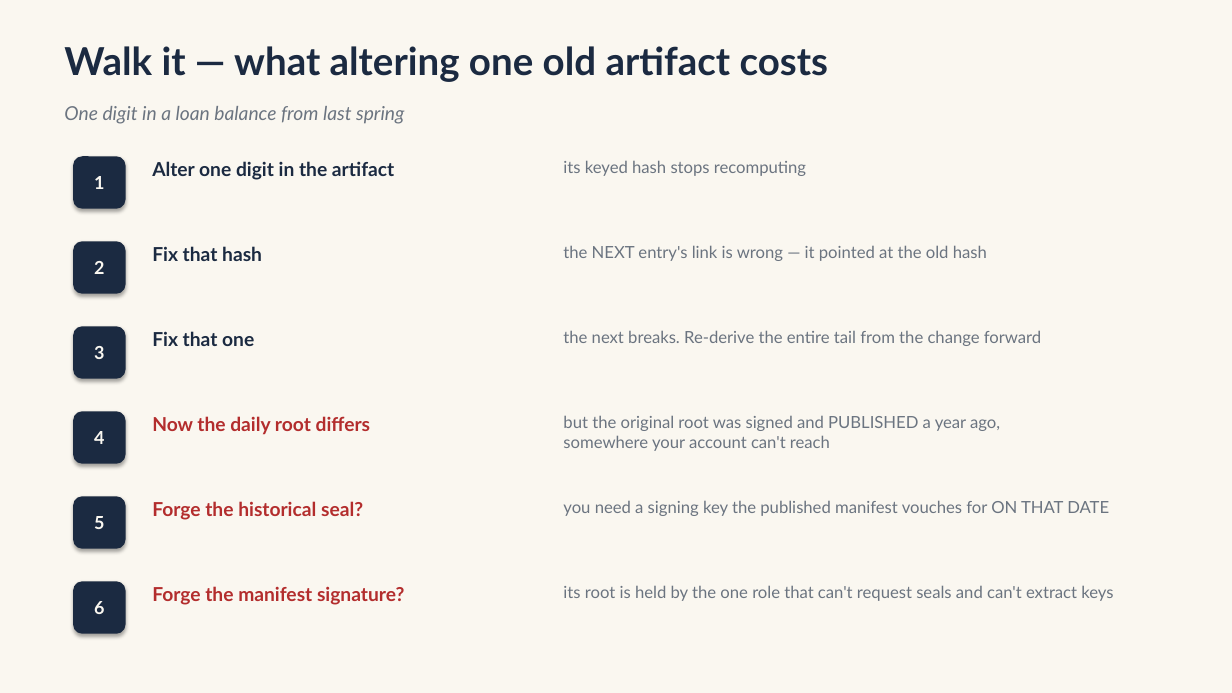
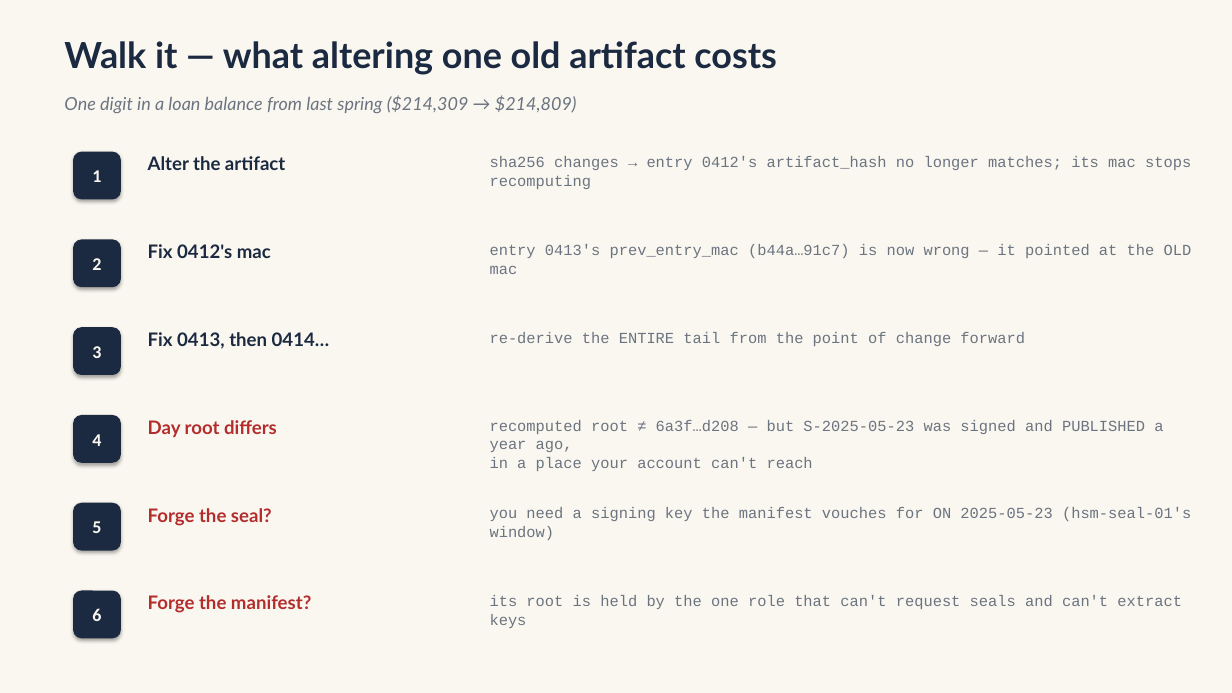
Before and after one commit to mmpworks/Herald.Documentation, a slide deck: slide 7 of diagrams/compliance/merkle-seal-chain.pptx. Drawn at 1232x693 pixels with LibreOffice and Linux fonts; fonts in the diff are those of the drawing. Boxes give left, top, right and bottom in pixels: in the first picture for what was removed or moved away, otherwise in the second. Text is boxed around its words. In the diff, an @@ line names an element or a change of style, - is before the commit and + after.

Commit message:
docs: merkle-seal-chain deck v2 - full data structures
Rebuilt with record-level structs sharing the walk-deck's example data (entries 0410-0412, root 6a3f...d208, seal S-2025-05-23, manifest key windows) so the two decks cross-reference. Tamper cascade now traces concrete field values.

```diff
--- a/diagrams/compliance/merkle-seal-chain.pptx
+++ b/diagrams/compliance/merkle-seal-chain.pptx
@@ text "Walk it — what altering ..." at bbox=[64, 41, 777, 75]: size 30 to 28 pt @@
@@ text at bbox=[64, 95, 577, 113]: text changed; size 15 to 14 pt @@
-One digit in a loan balance from last spring
+One digit in a loan balance from last spring ($214,309 → $214,809)
@@ rounded rectangle "1": place and size @@
-rounded rectangle "1" at bbox=[74, 157, 125, 208]
+rounded rectangle "1" at bbox=[74, 152, 120, 199]
@@ text at bbox=[148, 156, 285, 170]: text changed; size 15 to 14.5 pt @@
-Alter one digit in the artifact
+Alter the artifact
@@ text at bbox=[490, 156, 1191, 189]: text changed; size 13 to 12 pt; font Lato to Courier New @@
-its keyed hash stops recomputing
+sha256 changes → entry 0412's artifact_hash no longer matches; its mac stops recomputing
@@ rounded rectangle "2": place and size @@
-rounded rectangle "2" at bbox=[74, 242, 125, 293]
+rounded rectangle "2" at bbox=[74, 240, 120, 287]
@@ text at bbox=[148, 244, 271, 258]: text changed; size 15 to 14.5 pt @@
-Fix that hash
+Fix 0412's mac
@@ text at bbox=[490, 244, 1192, 274]: text changed; size 13 to 12 pt; font Lato to Courier New @@
-the NEXT entry's link is wrong — it pointed at the old hash
+entry 0413's prev_entry_mac (b44a…91c7) is now wrong — it pointed at the OLD mac
@@ rounded rectangle "3": place and size @@
-rounded rectangle "3" at bbox=[74, 327, 125, 378]
+rounded rectangle "3" at bbox=[74, 328, 120, 374]
@@ text at bbox=[148, 332, 330, 349]: text changed; size 15 to 14.5 pt @@
-Fix that one
+Fix 0413, then 0414…
@@ text at bbox=[490, 332, 1025, 346]: text changed; size 13 to 12 pt; font Lato to Courier New @@
-the next breaks. Re-derive the entire tail from the change forward
+re-derive the ENTIRE tail from the point of change forward
@@ rounded rectangle "4": place and size @@
-rounded rectangle "4" at bbox=[74, 412, 125, 463]
+rounded rectangle "4" at bbox=[74, 416, 120, 462]
@@ text at bbox=[148, 420, 277, 437]: text changed; size 15 to 14.5 pt @@
-Now the daily root differs
+Day root differs
@@ text at bbox=[490, 420, 1163, 471]: text changed; size 13 to 12 pt; font Lato to Courier New @@
-but the original root was signed and PUBLISHED a year ago,
-somewhere your account can't reach
+recomputed root ≠ 6a3f…d208 — but S-2025-05-23 was signed and PUBLISHED a year ago,
+in a place your account can't reach
@@ rounded rectangle "5": place and size @@
-rounded rectangle "5" at bbox=[74, 497, 125, 548]
+rounded rectangle "5" at bbox=[74, 504, 120, 550]
@@ text at bbox=[148, 508, 272, 526]: text changed; size 15 to 14.5 pt @@
-Forge the historical seal?
+Forge the seal?
@@ text at bbox=[490, 507, 1191, 540]: text changed; size 13 to 12 pt; font Lato to Courier New @@
-you need a signing key the published manifest vouches for ON THAT DATE
+you need a signing key the manifest vouches for ON 2025-05-23 (hsm-seal-01's window)
@@ font Lato to Calibri in 6 elements at bbox=[74, 328, 120, 374], bbox=[74, 416, 120, 462], bbox=[74, 240, 120, 287], bbox=[74, 504, 120, 550], bbox=[74, 152, 120, 199], bbox=[74, 592, 120, 638] @@
@@ rounded rectangle "6": place and size @@
-rounded rectangle "6" at bbox=[74, 582, 125, 633]
+rounded rectangle "6" at bbox=[74, 592, 120, 638]
@@ text at bbox=[148, 595, 311, 613]: text changed; size 15 to 14.5 pt @@
-Forge the manifest signature?
+Forge the manifest?
@@ text "its root is held by ...": place and size @@
-text "its root is held by ..." at bbox=[563, 585, 1113, 601]
+text "its root is held by ..." at bbox=[490, 595, 1182, 628]
@@ text "its root is held by ..." at bbox=[490, 595, 1182, 628]: size 13 to 12 pt, font Lato to Courier New @@
```
Also in this commit, not shown: 7 other slides changed, 1 slide added, 1 slide removed.
